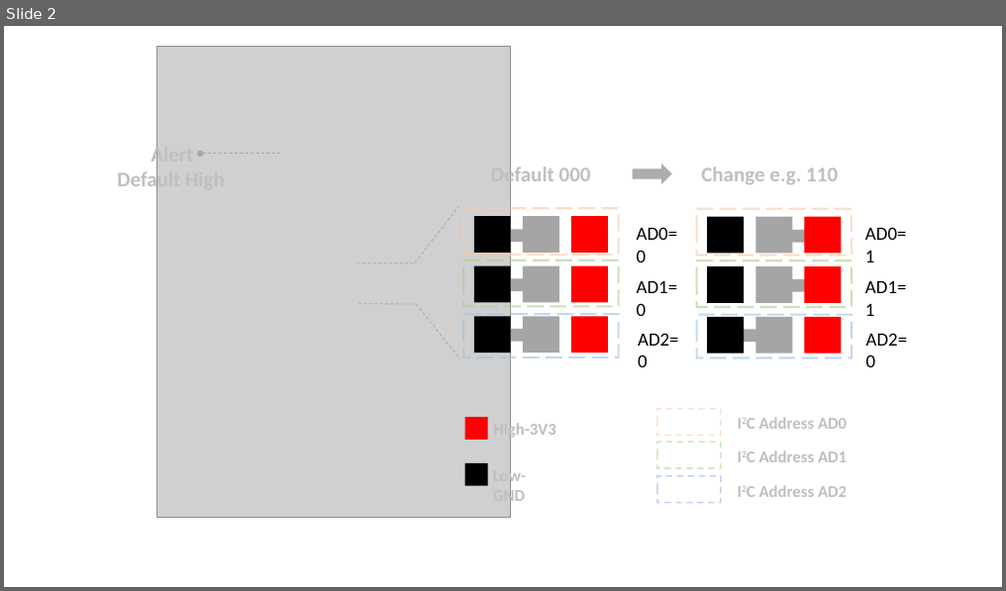
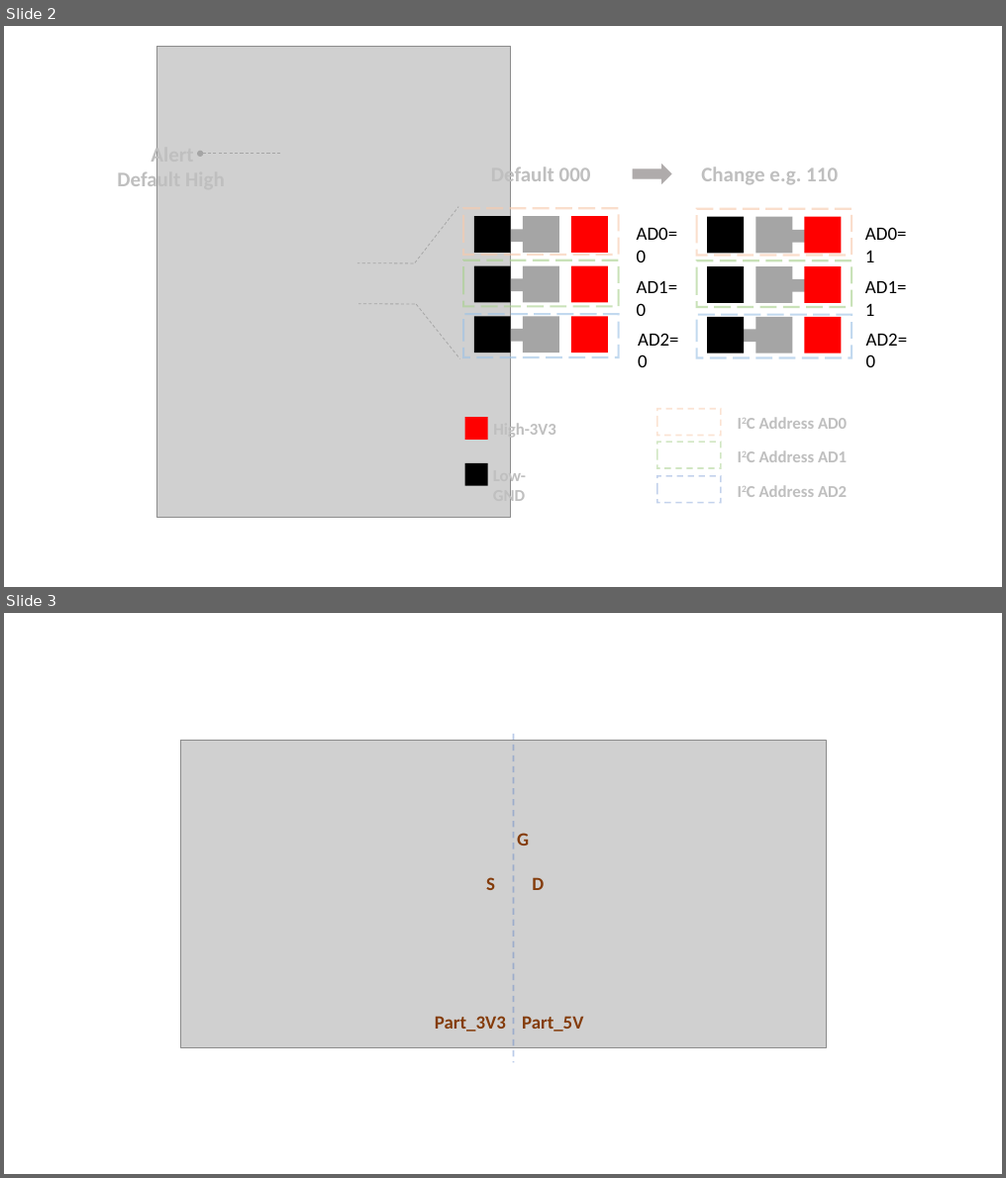
Before and after one commit to SeeedDocument/Grove-I2C_High_Accuracy_Temperature_Sensor-MCP9808, a slide deck: img/pin_map_2040.pptx. Shown one above the other, each under a label of ours: slide 2 before the commit, slides 2 and 3 after it. The pictures are 1006x591 and 1006x1178 pixels, drawn with LibreOffice and Linux fonts; fonts in the diff are those of the drawing; grey boxes stand for pictures. Boxes give left, top, right and bottom in pixels: in the first picture for what was removed or moved away, otherwise in the second. Text is boxed around its words. In the diff, an @@ line names an element or a change of style, - is before the commit and + after.

```diff
--- a/img/pin_map_2040.pptx
+++ b/img/pin_map_2040.pptx
@@ slide 3 added at [4, 613, 1002, 1174], background #FFFFFF @@
@@ picture added at [180, 740, 826, 1048] @@
@@ line added from (514, 734) to (514, 1062), #4472C4 1.5 pt dashed @@
@@ text added at [517, 833, 529, 846], 18 pt, text #843C0B, bold @@
+G
@@ text added at [486, 877, 495, 890], 18 pt, text #843C0B, bold @@
+S
@@ text added at [532, 877, 544, 890], 18 pt, text #843C0B, bold @@
+D
@@ text added at [435, 1016, 506, 1032], 18 pt, text #843C0B, bold @@
+Part_3V3
@@ text added at [522, 1016, 583, 1032], 18 pt, text #843C0B, bold @@
+Part_5V
```
Also in this commit, not shown: 2 other files.
